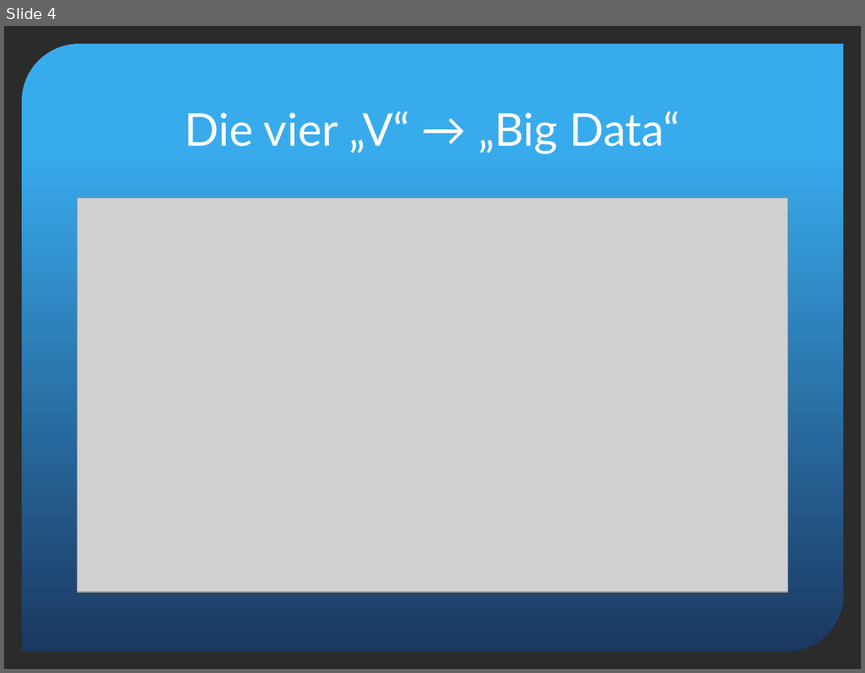
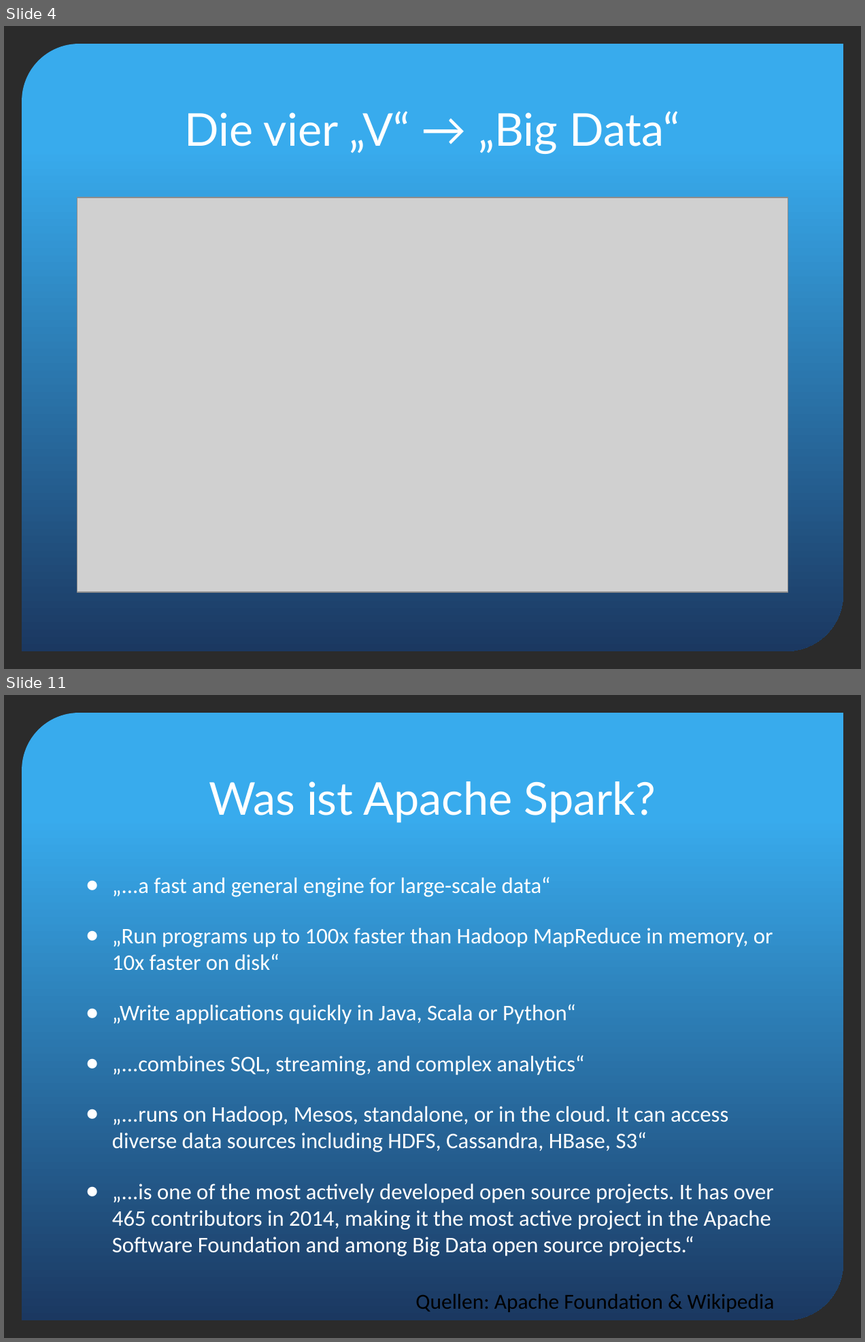
Before and after one commit to segnor/masterthesis, a slide deck: apache_spark/poster/Spark_Presentation.pptx. Shown one above the other, each under a label of ours: slide 4 before the commit, slides 4 and 11 after it; the slides between them are not shown. The pictures are 865x673 and 865x1342 pixels, drawn with LibreOffice and Linux fonts; fonts in the diff are those of the drawing; grey boxes stand for pictures; background and template pictures are left out; a plain dark background stands for a picture behind light text. Boxes give left, top, right and bottom in pixels: in the first picture for what was removed or moved away, otherwise in the second. Text is boxed around its words. In the diff, an @@ line names an element or a change of style, - is before the commit and + after.

```diff
--- a/apache_spark/poster/Spark_Presentation.pptx
+++ b/apache_spark/poster/Spark_Presentation.pptx
@@ slide 11 added at box(4, 695, 861, 1338), background picture (left out); not listed: 1 template element that a slide beside it also shows @@
@@ title added at box(209, 781, 656, 823), 38 pt, text #FFFFFF @@
+Was ist Apache Spark?
@@ text added at box(112, 877, 774, 1256), 18.7 pt, text #FFFFFF @@
+● „...a fast and general engine for large-scale data“
+● „Run programs up to 100x faster than Hadoop MapReduce in memory, or 10x faster on disk“
+● „Write applications quickly in Java, Scala or Python“
+● „...combines SQL, streaming, and complex analytics“
+● „...runs on Hadoop, Mesos, standalone, or in the cloud. It can access diverse data sources including HDFS, Cassandra, HBase, S3“
+● „...is one of the most actively developed open source projects. It has over 465 contributors in 2014, making it the most active project in the Apache Software Foundation and among Big Data open source projects.“
@@ text added at box(415, 1293, 774, 1312), 18 pt, text #000000 @@
+Quellen: Apache Foundation & Wikipedia
```
Also in this commit, not shown: 1 slide changed, 13 other slides added, 4 other files.
